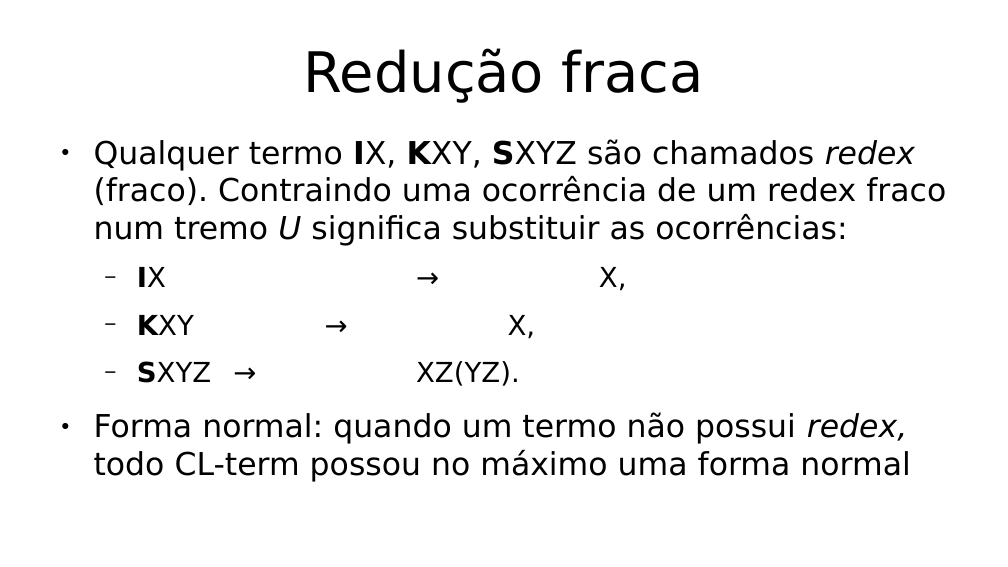
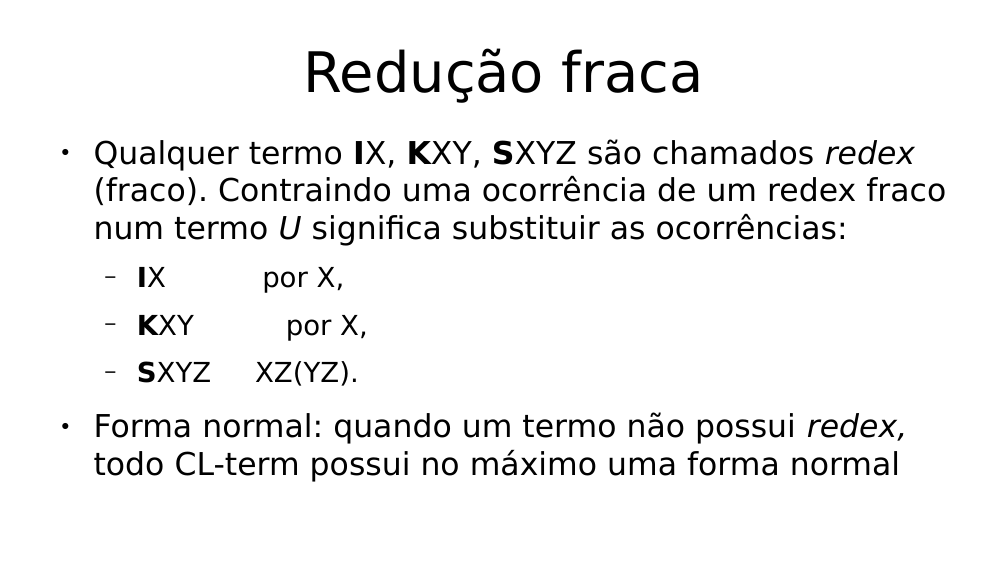
Before and after one commit to hlah/teoria_da_computacao, a slide deck: slide 7 of pesquisa/slides.odp. Drawn at 1008x567 pixels with LibreOffice and Linux fonts; fonts in the diff are those of the drawing. Boxes give left, top, right and bottom in pixels: in the first picture for what was removed or moved away, otherwise in the second. Text is boxed around its words. In the diff, an @@ line names an element or a change of style, - is before the commit and + after.

Commit message:
Formatacao geral... Falta colocar a parte inicial do histórico e dar uma revisada na parte das provas.

```diff
--- a/pesquisa/slides.odp
+++ b/pesquisa/slides.odp
@@ text at <box>94,139,946,482</box>: text changed @@
-● Qualquer termo IX, KXY, SXYZ são chamados redex (fraco). Contraindo uma ocorrência de um redex fraco num tremo U significa substituir as ocorrências:
-  − IX → X,
-  − KXY → X,
-  − SXYZ → XZ(YZ).
-● Forma normal: quando um termo não possui redex, todo CL-term possou no máximo uma forma normal
+● Qualquer termo IX, KXY, SXYZ são chamados redex (fraco). Contraindo uma ocorrência de um redex fraco num termo U significa substituir as ocorrências:
+  − IX por X,
+  − KXY por X,
+  − SXYZ XZ(YZ).
+● Forma normal: quando um termo não possui redex, todo CL-term possui no máximo uma forma normal
```
Also in this commit, not shown: 11 other slides changed, 4 slides added, 1 slide removed.
